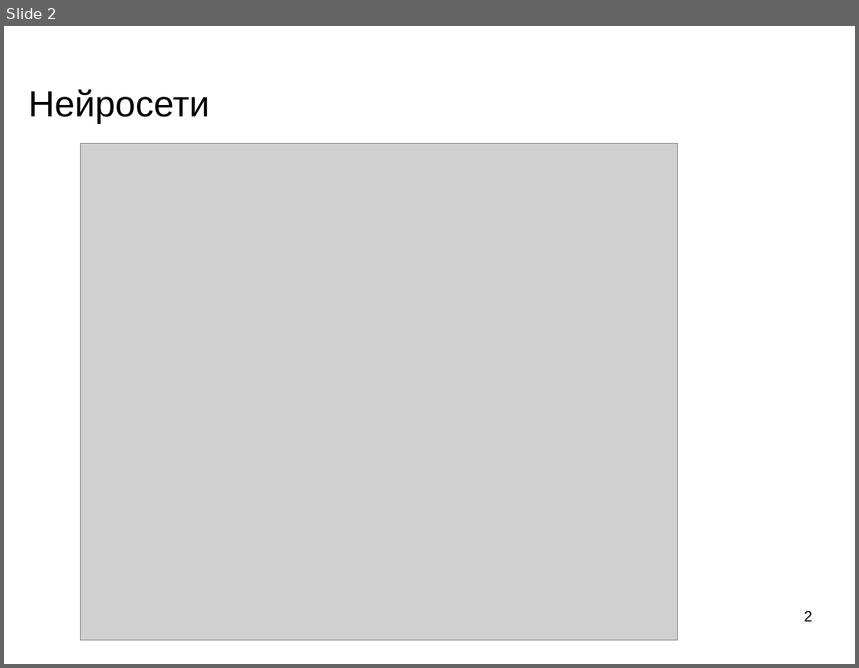
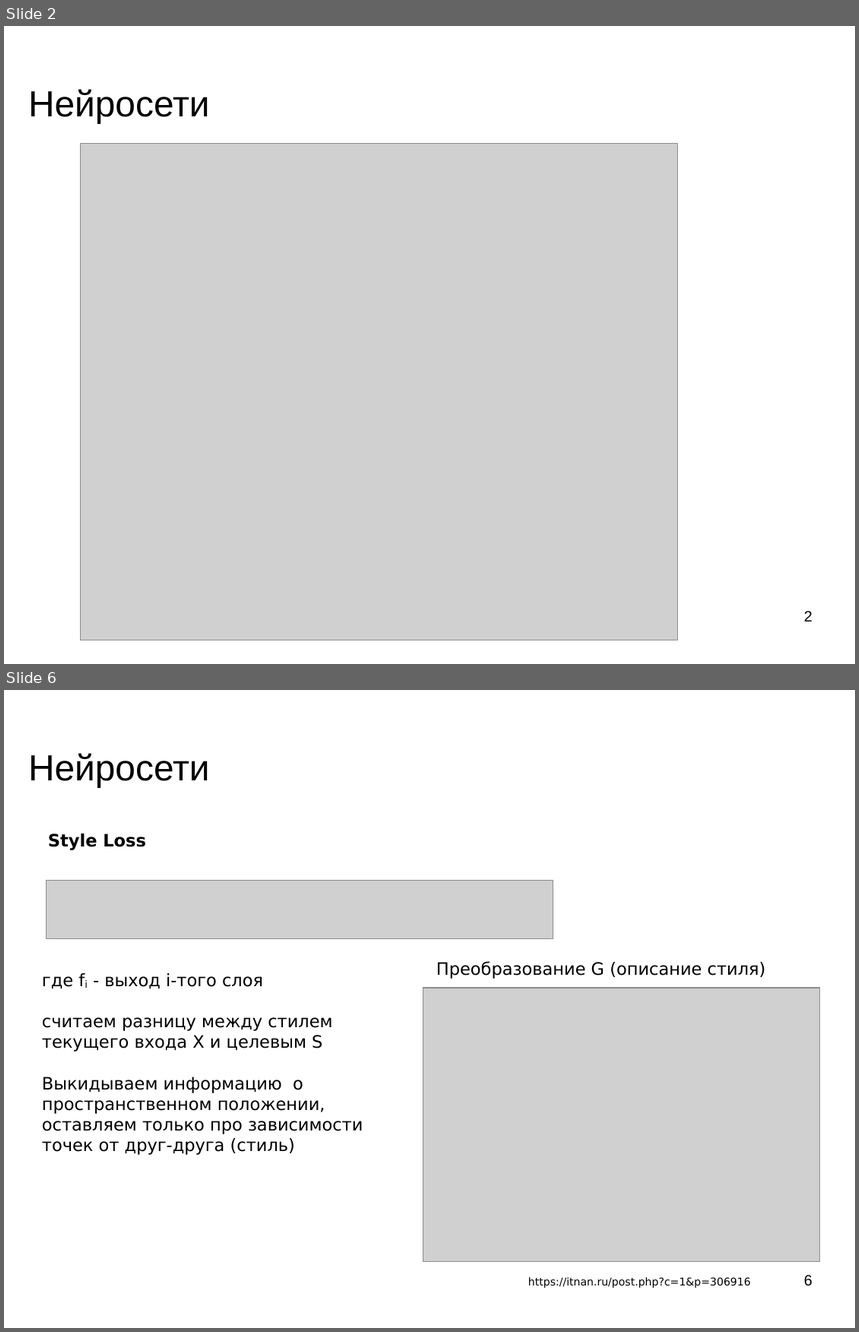
Before and after one commit to mechanoid5/ml_lectorium_legacy, a slide deck: 32-img-styling.odp. Shown one above the other, each under a label of ours: slide 2 before the commit, slides 2 and 6 after it; the slides between them are not shown. The pictures are 859x668 and 859x1332 pixels, drawn with LibreOffice and Linux fonts; fonts in the diff are those of the drawing; grey boxes stand for pictures; background and template pictures are left out. Boxes give left, top, right and bottom in pixels: in the first picture for what was removed or moved away, otherwise in the second. Text is boxed around its words. In the diff, an @@ line names an element or a change of style, - is before the commit and + after.

```diff
--- a/32-img-styling.odp
+++ b/32-img-styling.odp
@@ slide 6 added at box(4, 690, 855, 1328), background picture (left out) @@
@@ title added at box(28, 753, 210, 788), 33.9 pt, text #000000 @@
+Нейросети
@@ text added at box(48, 834, 146, 850), 16 pt, text #000000, bold @@
+Style Loss
@@ picture added at box(47, 881, 553, 939) @@
@@ text added at box(436, 961, 766, 979), 16 pt, text #000000 @@
+Преобразование G (описание стиля)
@@ text added at box(42, 973, 363, 1155), 16 pt, text #000000 @@
+где fi - выход i-того слоя
+считаем разницу между стилем текущего входа Х и целевым S
+Выкидываем информацию о пространственном положении, оставляем только про зависимости точек от друг-друга (стиль)
@@ picture added at box(424, 988, 820, 1262) @@
@@ text added at box(528, 1277, 751, 1288), 10 pt, text #000000 @@
+https://itnan.ru/post.php?c=1&p=306916
@@ page number added at box(804, 1275, 813, 1287), 14 pt, text #000000 @@
+6
```
Also in this commit, not shown: 1 slide changed, 5 other slides added, 20 other files.
